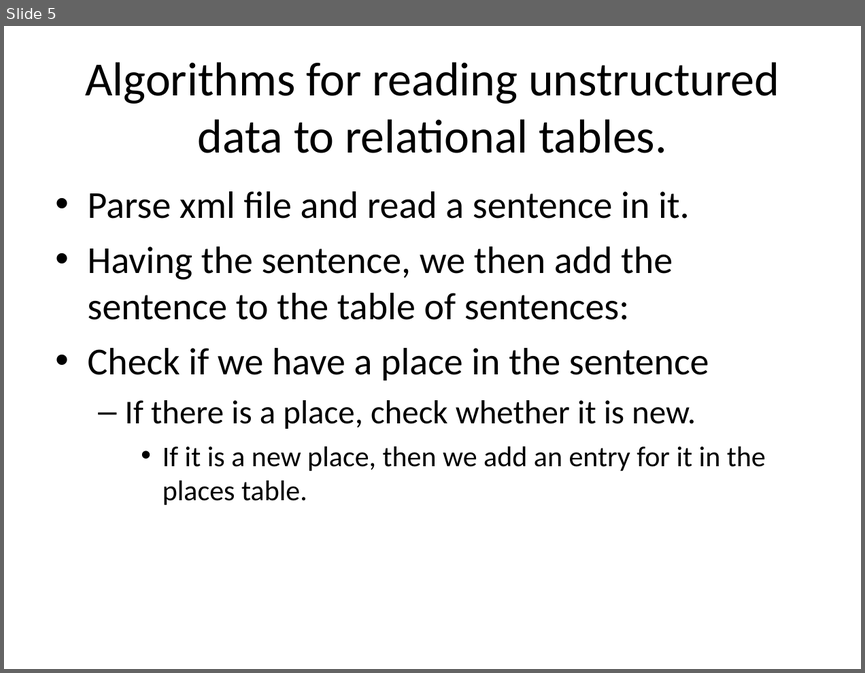
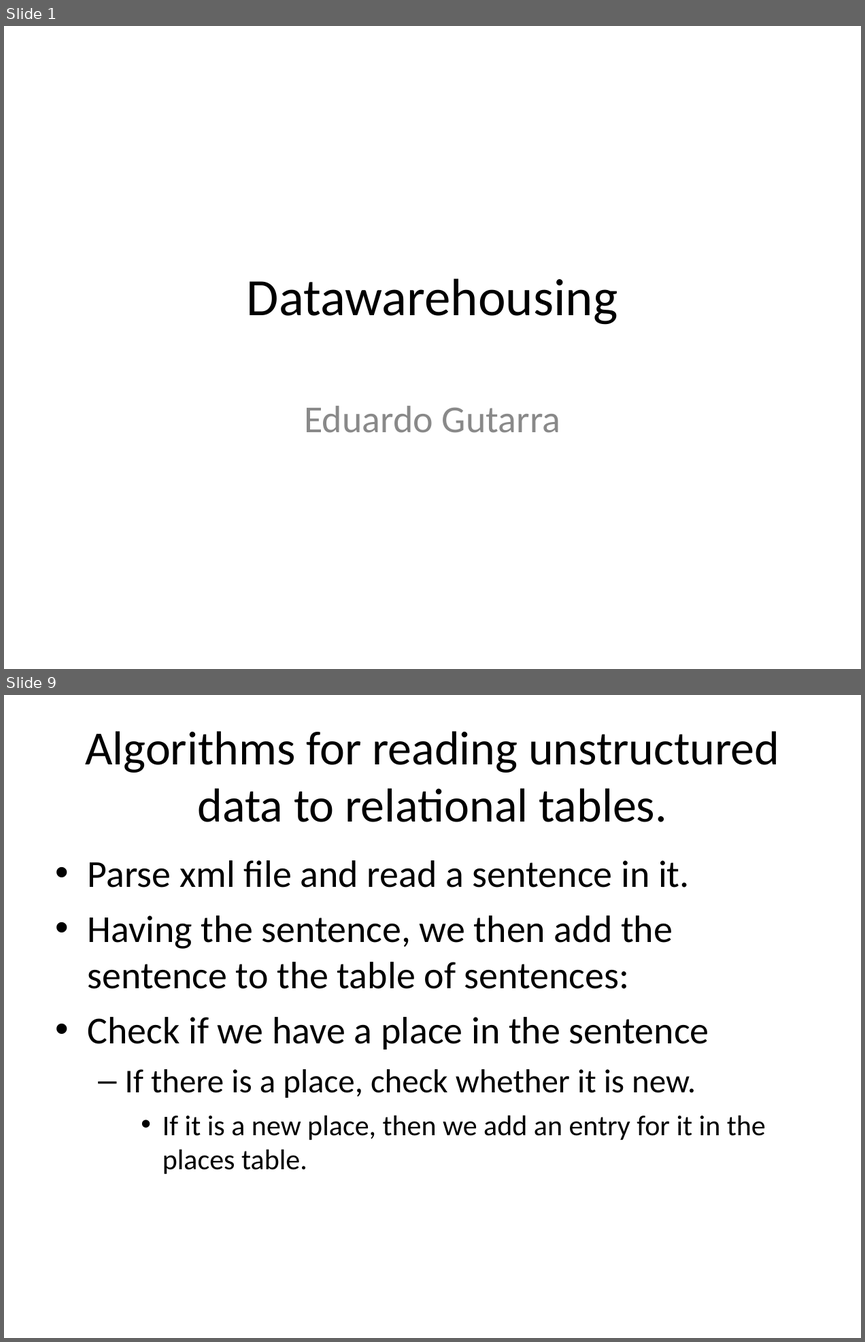
Before and after one commit to edvelezg/unb-dw, a slide deck: project/Presentation/Datawarehousing.ppt. Shown one above the other, each under a label of ours: slide 5 before the commit, slides 1 and 9 after it; the slides between them are not shown. The pictures are 865x673 and 865x1342 pixels, drawn with LibreOffice and Linux fonts; fonts in the diff are those of the drawing. Boxes give left, top, right and bottom in pixels: in the first picture for what was removed or moved away, otherwise in the second. Text is boxed around its words. In the diff, an @@ line names an element or a change of style, - is before the commit and + after.

```diff
--- a/project/Presentation/Datawarehousing.ppt
+++ b/project/Presentation/Datawarehousing.ppt
@@ slide 1 added at [4,26,861,669], background #FFFFFF @@
@@ title added at [247,278,618,325], 44 pt, text #000000 @@
+Datawarehousing
@@ subtitle added at [304,405,560,433], 32 pt, text #898989 @@
+Eduardo Gutarra
@@ what was slide 5 is now slide 9 @@
```
Also in this commit, not shown: 11 other slides added, 3 slides removed.
